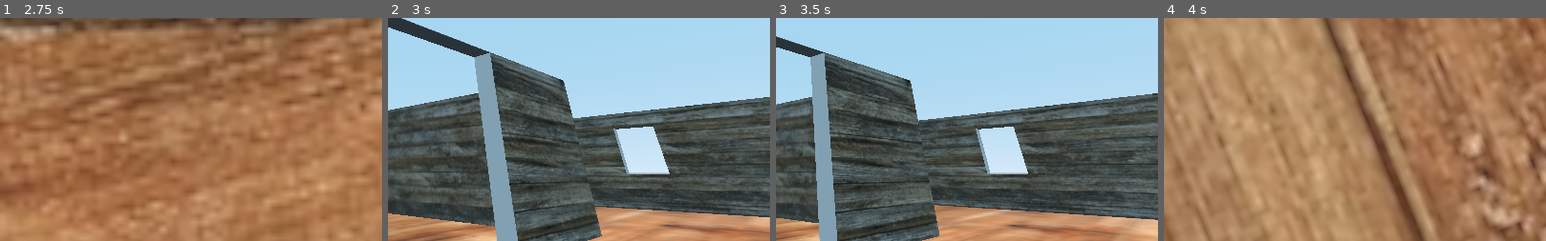
Above: before the commit, frames 1-4 (left to right).
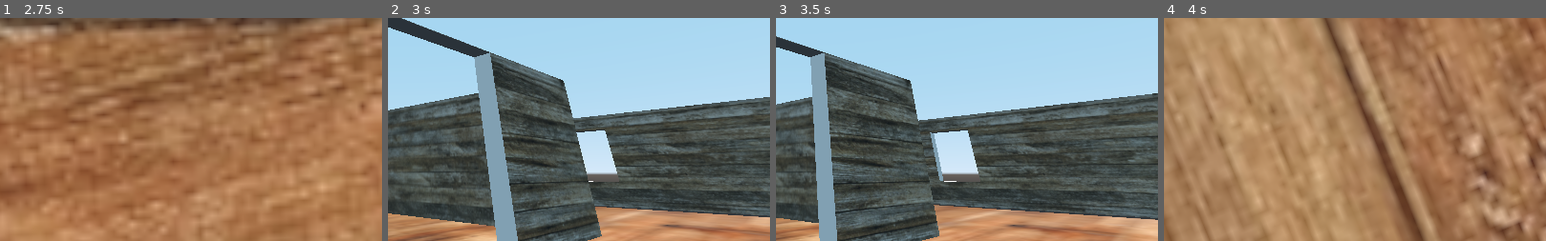
Above: after the commit, the same moments.

Repository: BlakeWiscombe/betrayal
Game: Godot game, scene res://Main menu.tscn
Same seed, same stepped clock (60 frames per second), same inputs: the game is played once before the commit and once after it.
Inputs (mouse positions are % of the whole screen's width and height, from its top left):
- Up to frame 1 (2.75 s): click "Start game" at 0.5 s; tap Enter at 1.25 s; move the mouse to (72, 45) at 1.27 s; hold D (player_right) 1.28-2.03 s; tap Space (jump) at 1.52, 2.27 s; move the mouse to (30, 55) at 2.02 s; hold S (player_backward) from 2.03 s (still down)
- Up to frame 2 (3 s): move the mouse to (60, 28) at 2.77 s; release S (player_backward) at 2.78 s; hold D (player_right) from 2.78 s (still down)
- Up to frame 3 (3.5 s): keep holding D (player_right)
- Up to frame 4 (4 s): move the mouse to (45, 70) at 3.52 s; release D (player_right) at 3.53 s; hold W (player_forward) from 3.53 s (still down); tap Space (jump) at 3.77 s
The pictures show only the part of the screen within x 50-100%, y 50-100%; the shares and areas given below are measured in that part.

Frame 1 is identical in both runs. In frame 2, 4.0% of the frame differs, in the area x 49-74%, y 48-74%; in frame 3, 4.4%, in the area x 40-66%, y 48-74%; in frame 4, nothing differs.

Commit message:
added windows and door

Diff:
--- a/Betrayal.tscn
+++ b/Betrayal.tscn
@@ -82,7 +82,7 @@
 material = SubResource( 19 )
 
 [node name="CSGBox" type="CSGBox" parent="CSGBox12"]
-transform = Transform( 1, 0, 4.65661e-10, 0, 1, 0, -4.65661e-10, 0, 1, 0, -2.00698, 0 )
+transform = Transform( 1, 0, 4.65661e-10, 0, 1, 0, -4.65661e-10, 0, 1, 15.6932, -2.00698, -0.10408 )
 operation = 2
 width = 10.6501
 height = 11.1607
@@ -94,6 +94,12 @@
 height = 15.984
 depth = 1.77
 material = SubResource( 19 )
+
+[node name="CSGBox" type="CSGBox" parent="CSGBox11"]
+transform = Transform( 1, 0, 0, 0, 1, 0, 0, 0, 1, 16.0703, -2.11753, -0.0363159 )
+operation = 2
+width = 10.8255
+height = 11.1496
 
 [node name="CSGBox10" type="CSGBox" parent="."]
 transform = Transform( 0.999784, 0, -0.019319, 0, 1, 0, 0.019319, 0, 0.999784, -63.5628, 8.27471, 48.5042 )
@@ -199,6 +205,12 @@
 depth = 1.77
 material = SubResource( 19 )
 
+[node name="CSGBox" type="CSGBox" parent="CSGBox7"]
+transform = Transform( 1, 0, 0, 0, 1, 0, 0, 0, 1, -13.6485, 0.762268, 0.0864716 )
+operation = 2
+width = 6.44221
+height = 9.04345
+
 [node name="CSGBox8" type="CSGBox" parent="."]
 transform = Transform( 0.00324622, 0, -0.999982, 0, 1, 0, 0.999982, 0, 0.00324622, 75.856, 8.1619, -14.6703 )
 use_collision = true
@@ -208,10 +220,10 @@
 material = SubResource( 19 )
 
 [node name="CSGBox" type="CSGBox" parent="CSGBox8"]
-transform = Transform( 1, 0, -1.86265e-09, 0, 1, 0, 1.86265e-09, 0, 1, 0.404412, 1.32548, 0.0168114 )
-operation = 2
-width = 6.26678
-height = 8.00189
+transform = Transform( 1, 0, -4.19095e-09, 0, 1, 0, 4.19095e-09, 0, 1, -7.90876, 0.680591, -0.0124969 )
+operation = 2
+width = 7.40969
+height = 9.26792
 
 [node name="CSGBox18" type="CSGBox" parent="."]
 transform = Transform( 0.0398144, 0, 0.999108, 0, 1, 0, -0.999108, 0, 0.0398144, -38.5759, 7.11976, -32.4393 )
